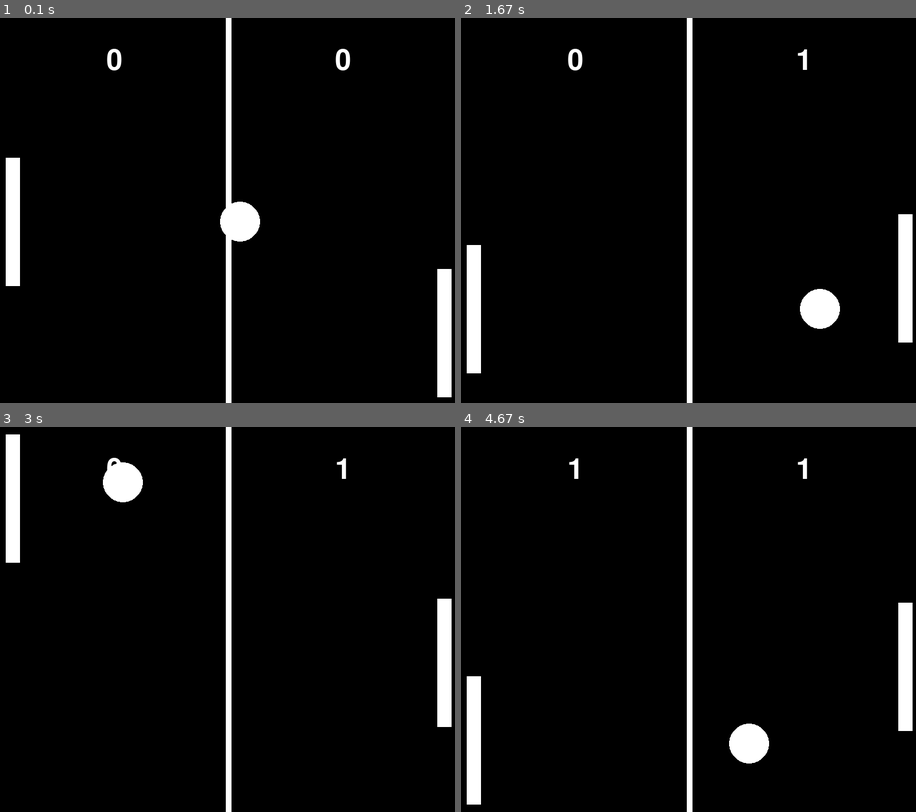
Above: before the commit, frames 1-4 (two rows, left to right).
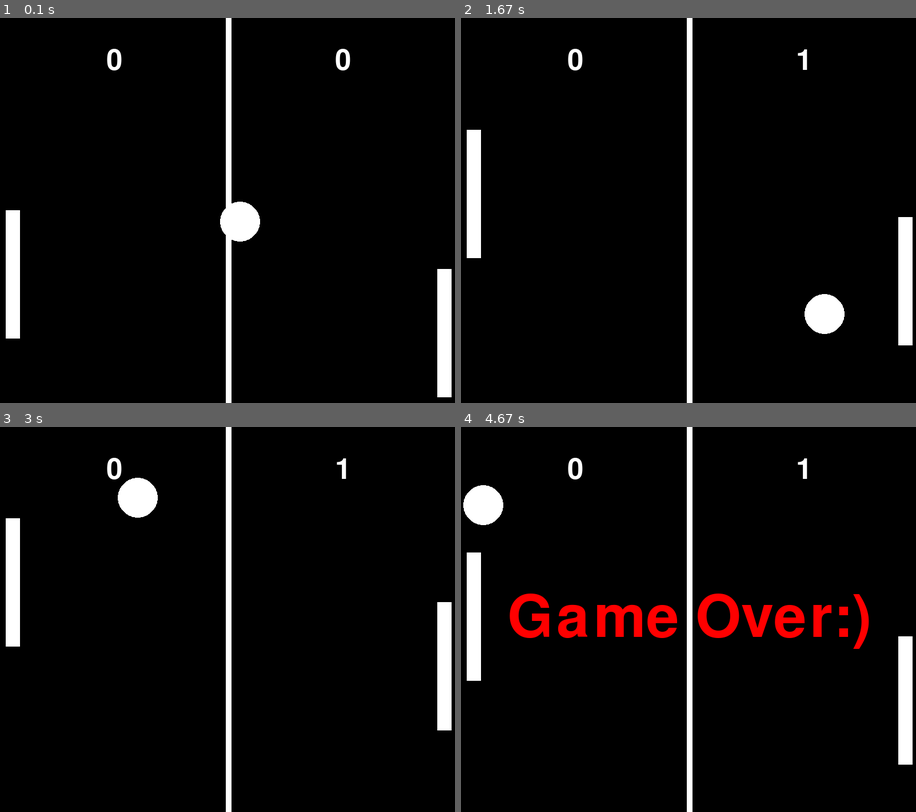
Above: after the commit, the same moments.

Repository: PraddyumnYadav/pong-pygame
Game: pygame game, started from main.py
The game is run twice, just before and just after one commit, with the same random seed, the same clock (stepped at 60 frames per second) and the same inputs.
Inputs:
- Up to frame 1 (0.1 s): no input
- Up to frame 2 (1.67 s): hold W 0.33-0.8 s; hold S 0.83-1.13 s; hold Down 0.83-1.13 s; hold W 1.17-1.53 s; hold Up 1.17-1.53 s; hold S from 1.57 s (still down); hold Down from 1.57 s (still down)
- Up to frame 3 (3 s): release S at 1.93 s; release Down at 1.93 s; hold W 1.97-2.27 s; hold Up 1.97-2.27 s; hold S 2.3-2.6 s; hold Down 2.3-2.6 s; hold W from 2.63 s (still down); hold Up from 2.63 s (still down)
- Up to frame 4 (4.67 s): release W at 3 s; release Up at 3 s; hold S 3.03-3.4 s; hold Down 3.03-3.4 s; hold W 3.43-3.73 s; hold Up 3.43-3.73 s

The runs differ from the first frame. In frame 1, 0.9% of the frame differs, in the area x 1-5%, y 36-84%; in frame 2, 2.2%; in frame 3, 2.3%; in frame 4, 7.7%, in the area x 0-100%, y 8-99%.

Commit message:
Making the Game a Multiplayer.

Diff:
--- a/main.py
+++ b/main.py
@@ -67,16 +67,16 @@
     clock = pygame.time.Clock()
 
     while run:
-        bar_vel += 0.5/60
+        bar_vel += 0.4/60
         if ball_vel_x > 0:
-            ball_vel_x += 0.5/60
+            ball_vel_x += 0.4/60
         else:
-            ball_vel_x -= 0.5/60
+            ball_vel_x -= 0.4/60
 
         if ball_vel_y > 0:
-            ball_vel_y += 0.5/60
+            ball_vel_y += 0.4/60
         else:
-            ball_vel_y -= 0.5/60
+            ball_vel_y -= 0.4/60
         for event in pygame.event.get():
             if event.type == pygame.QUIT:
                 run = False
@@ -88,6 +88,14 @@
         if keys[pygame.K_UP]:
             if not (bar2.y - bar_vel <= 0):
                 bar2.y -= bar_vel
+
+        # Making the Game Multiplayer
+        if keys[pygame.K_w]:
+            if not (bar1.y + bar_vel + BAR_HEIGHT + 10 >= HEIGHT):
+                bar1.y -= bar_vel
+        if keys[pygame.K_s]:
+            if not (bar1.y + bar_vel + BAR_HEIGHT + 10 >= HEIGHT):
+                bar1.y += bar_vel
 
         draw(CIRCLE_WIDTH, bar1, bar2, line, circle_x, circle_y, score1, score2)
 
@@ -119,10 +127,11 @@
         circle_x += ball_vel_x
         circle_y += ball_vel_y
 
-        if not (circle_y + BAR_HEIGHT / 2 + 10 >= HEIGHT) and not (
-            circle_y - BAR_HEIGHT / 2 - 10 <= 0
-        ):
-            bar1.y = circle_y - int(BAR_HEIGHT / 2)
+        # Making the Game Single Player
+        # if not (circle_y + BAR_HEIGHT / 2 + 10 >= HEIGHT) and not (
+        #     circle_y - BAR_HEIGHT / 2 - 10 <= 0
+        # ):
+        #     bar1.y = circle_y - int(BAR_HEIGHT / 2)
 
         if circle_x >= WIDTH - CIRCLE_WIDTH or circle_x <= CIRCLE_WIDTH:
             over_label = OVER_FONT.render("Game Over:)", 1, "red")
